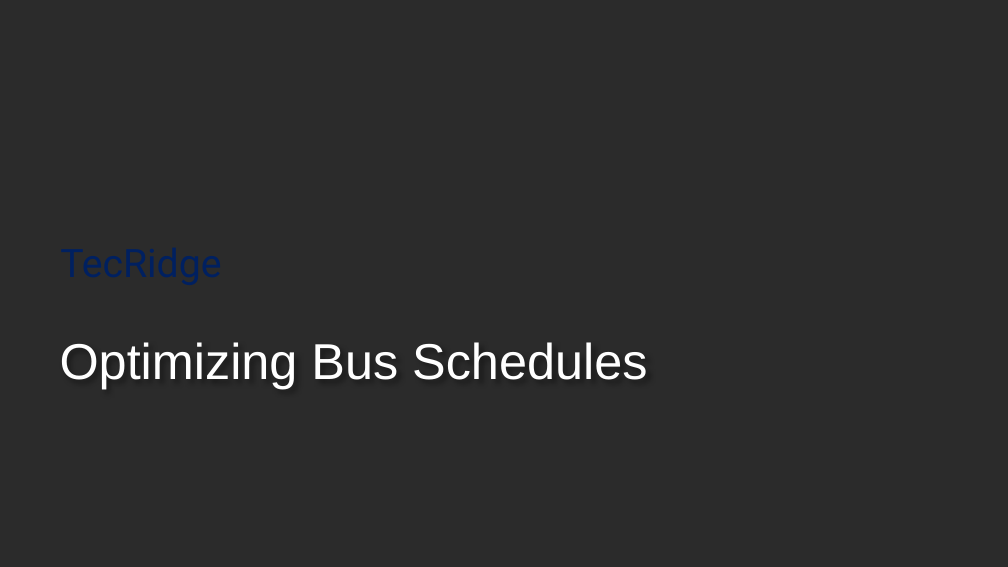
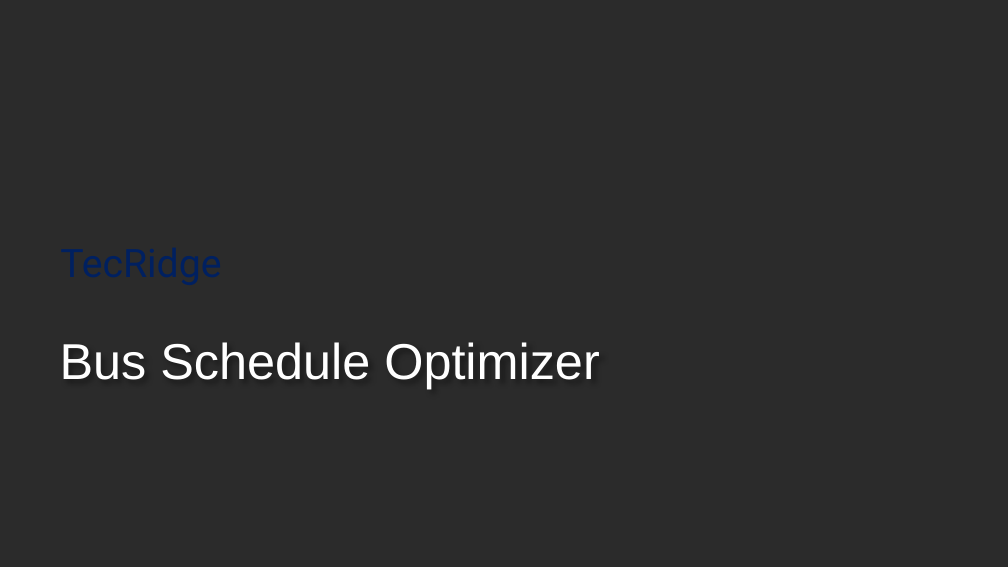
Before and after one commit to Lakshya31/nmit-hacks, a slide deck: slide 1 of nmithack/nmit-hacks.pptx. Drawn at 1008x567 pixels with LibreOffice and Linux fonts; fonts in the diff are those of the drawing; background and template pictures are left out; a plain dark background stands for a picture behind light text. Boxes give left, top, right and bottom in pixels: in the first picture for what was removed or moved away, otherwise in the second. Text is boxed around its words. In the diff, an @@ line names an element or a change of style, - is before the commit and + after.

```diff
--- a/nmithack/nmit-hacks.pptx
+++ b/nmithack/nmit-hacks.pptx
@@ title at <box>60,342,599,389</box>: text changed @@
-Optimizing Bus Schedules
+Bus Schedule Optimizer
```
Also in this commit, not shown: 2 other slides changed, 1 slide added, 1 slide removed, 5 other files.
